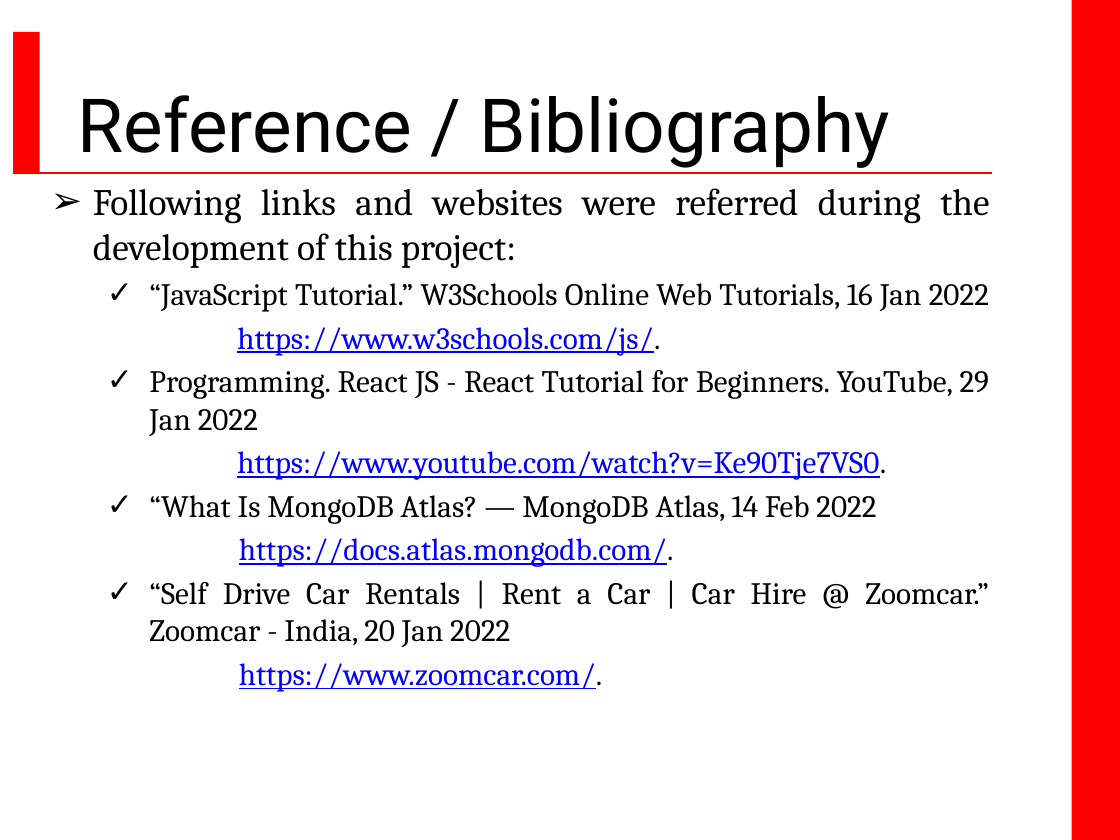
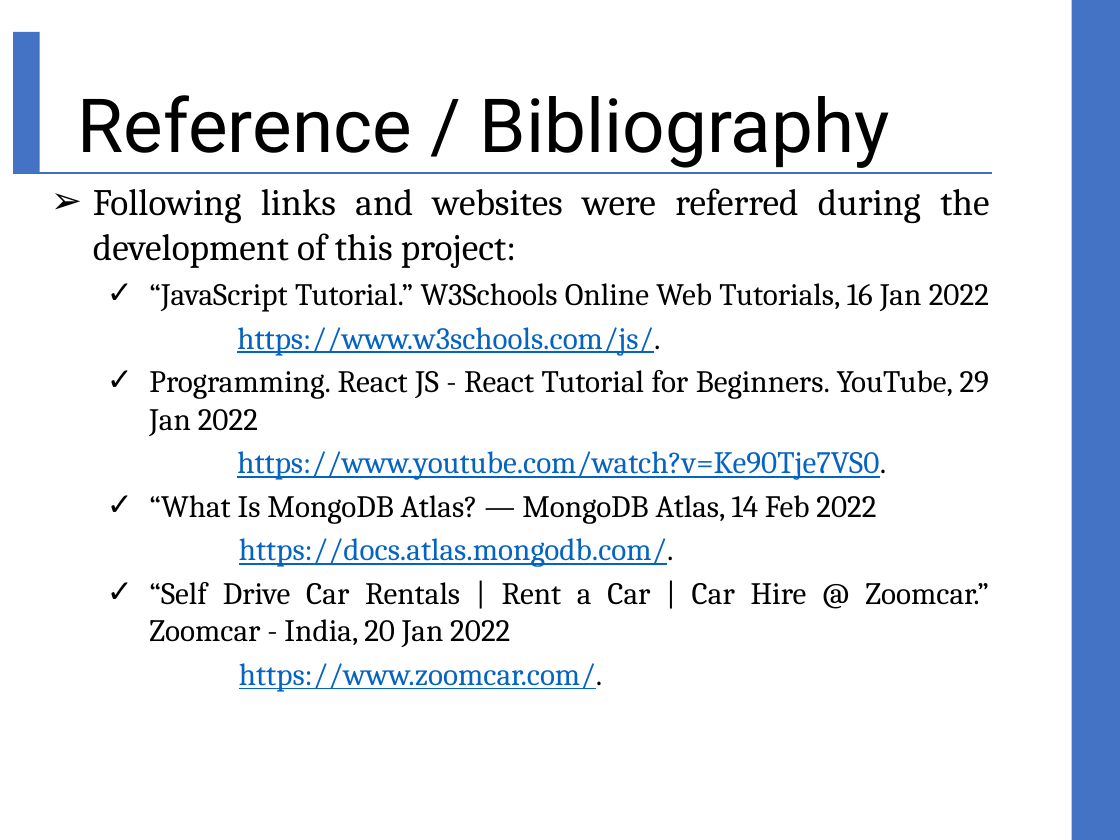
Before and after one commit to divyesh90/RapidCar, a slide deck: slide 14 of Introduction Presentation1.2.pptx. Drawn at 1120x840 pixels with LibreOffice and Linux fonts; fonts in the diff are those of the drawing; background and template pictures are left out. Boxes give left, top, right and bottom in pixels: in the first picture for what was removed or moved away, otherwise in the second. Text is boxed around its words. In the diff, an @@ line names an element or a change of style, - is before the commit and + after.

```diff
--- a/Introduction Presentation1.2.pptx
+++ b/Introduction Presentation1.2.pptx
@@ rectangle at [1072,0,1120,840]: fill #FF0000 to #4472C4 @@
@@ rectangle at [13,32,40,174]: fill #FF0000 to #4472C4 @@
@@ line (13, 174) - (992, 174): stroke #F90000 0.75 pt to #3F6FC3 0.75 pt @@
@@ text at [237,327,886,692]: text colour #0000FF to #0563C1 in "https://www.w3schools.com/js/.", "https://www.youtube.com/watch?v=Ke90Tje7VS0.", "https://docs.atlas.mongodb.com/.", "https://www.zoomcar.com/." @@
```
Also in this commit, not shown: 14 other slides changed, 35 other files.
